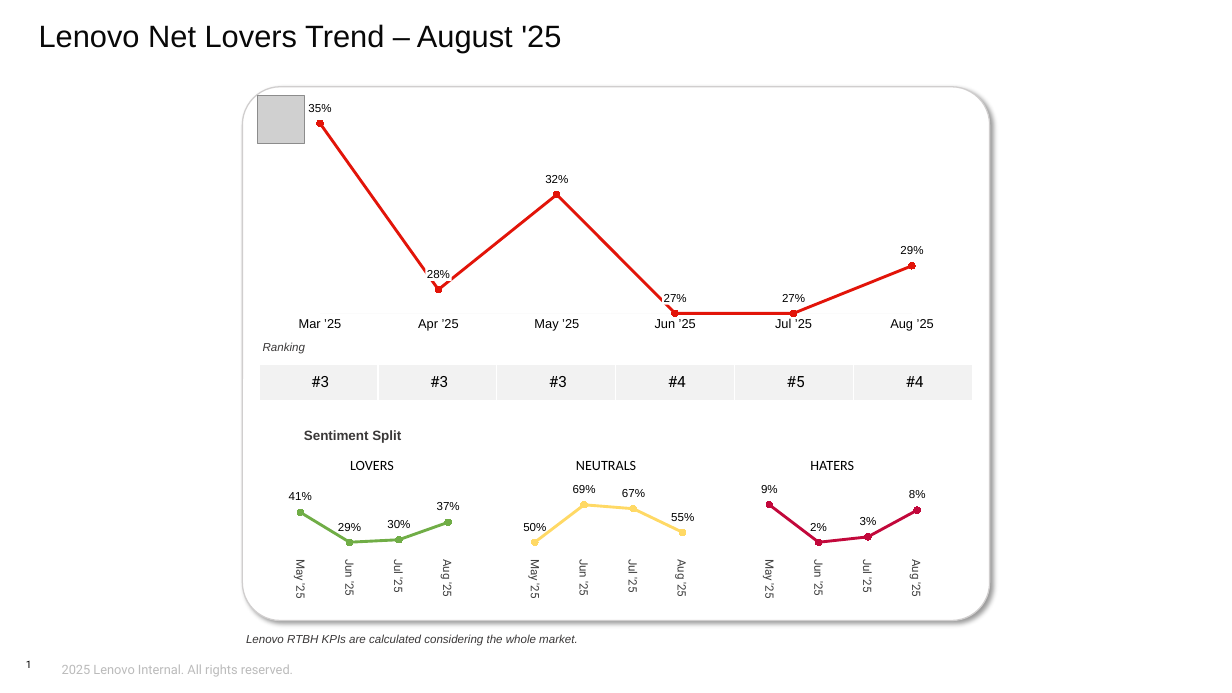
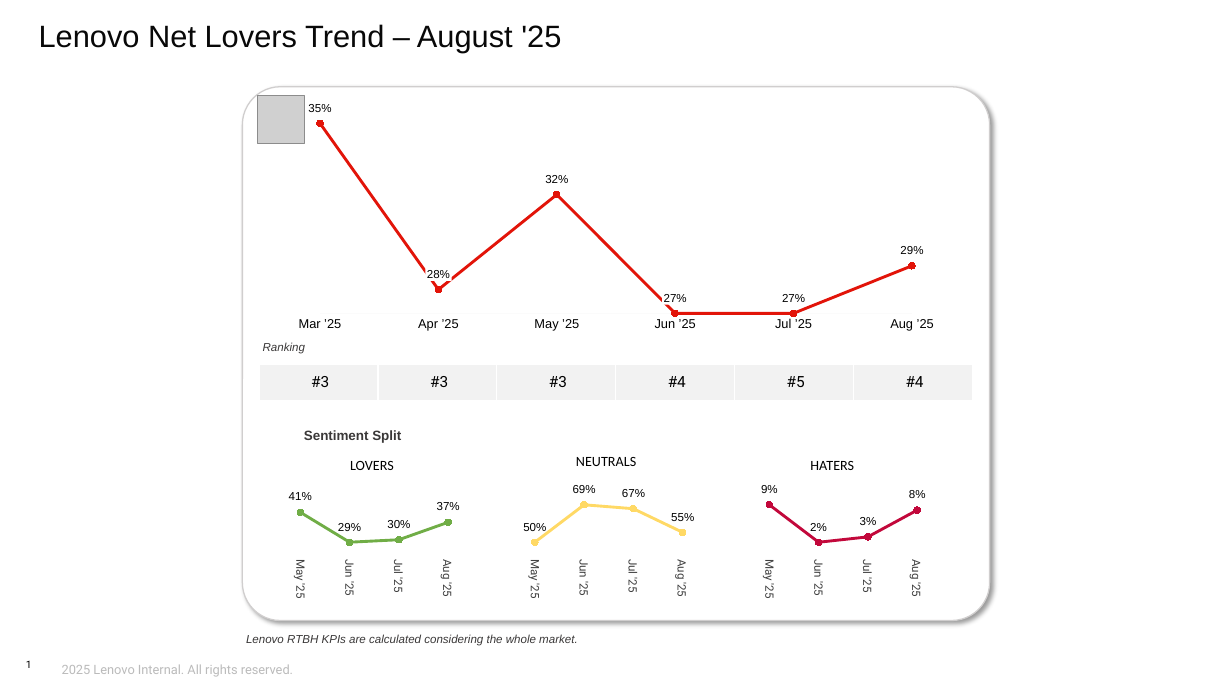
Before and after one commit to jinghai/gen_ppt, a slide deck: slide 1 of charts/p18/p18.pptx. Drawn at 1232x693 pixels with LibreOffice and Linux fonts; fonts in the diff are those of the drawing; grey boxes stand for pictures; background and template pictures are left out. Boxes give left, top, right and bottom in pixels: in the first picture for what was removed or moved away, otherwise in the second. Text is boxed around its words. In the diff, an @@ line names an element or a change of style, - is before the commit and + after.

```diff
--- a/charts/p18/p18.pptx
+++ b/charts/p18/p18.pptx
@@ free "NEUTRALS": place and size @@
-free "NEUTRALS" at (568, 445, 649, 484)
+free "NEUTRALS" at (568, 441, 675, 480)
```
Also in this commit, not shown: 9 other files.
